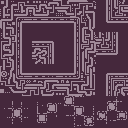
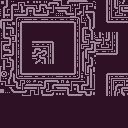
Layer changes from the first 128px x 128px image to the second:
painted on "Layer 6 Merged" over 0, 0, 128, 128
painted on "Bg" over 0, 0, 128, 128
